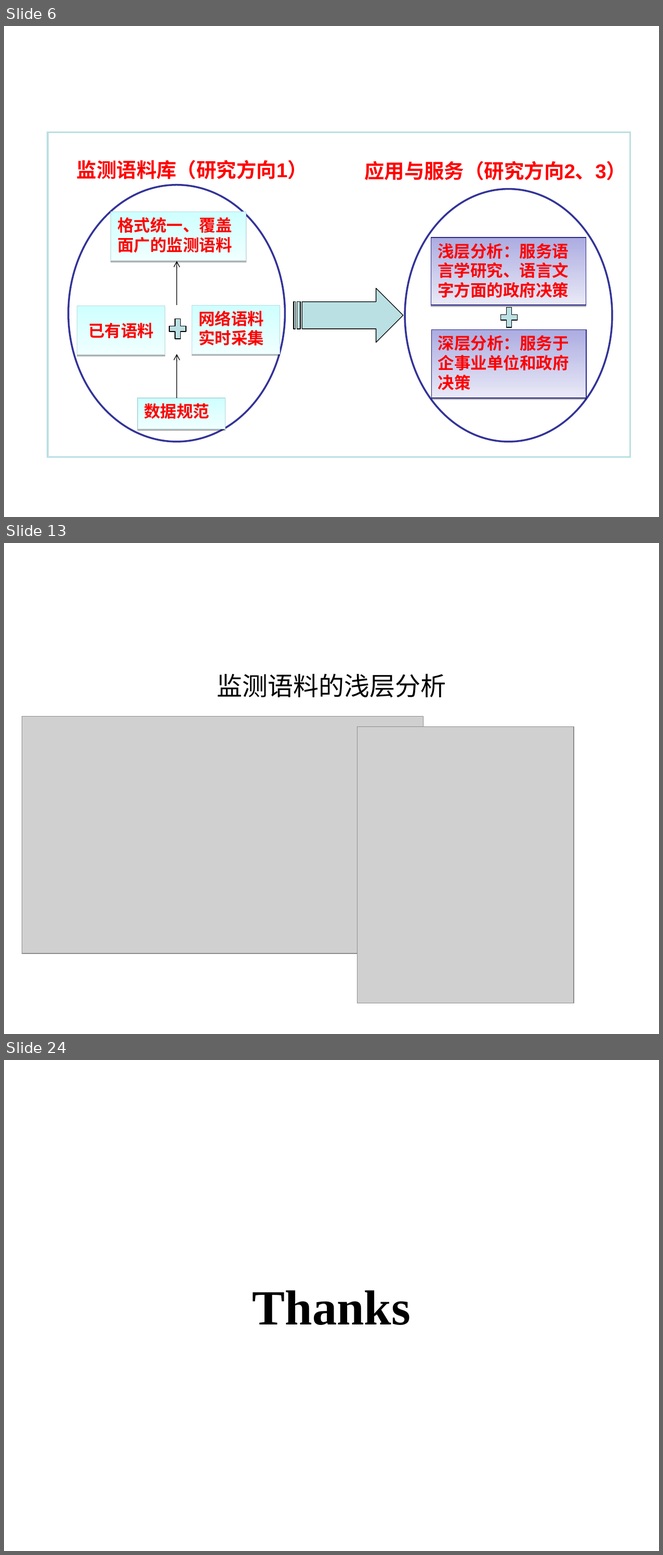
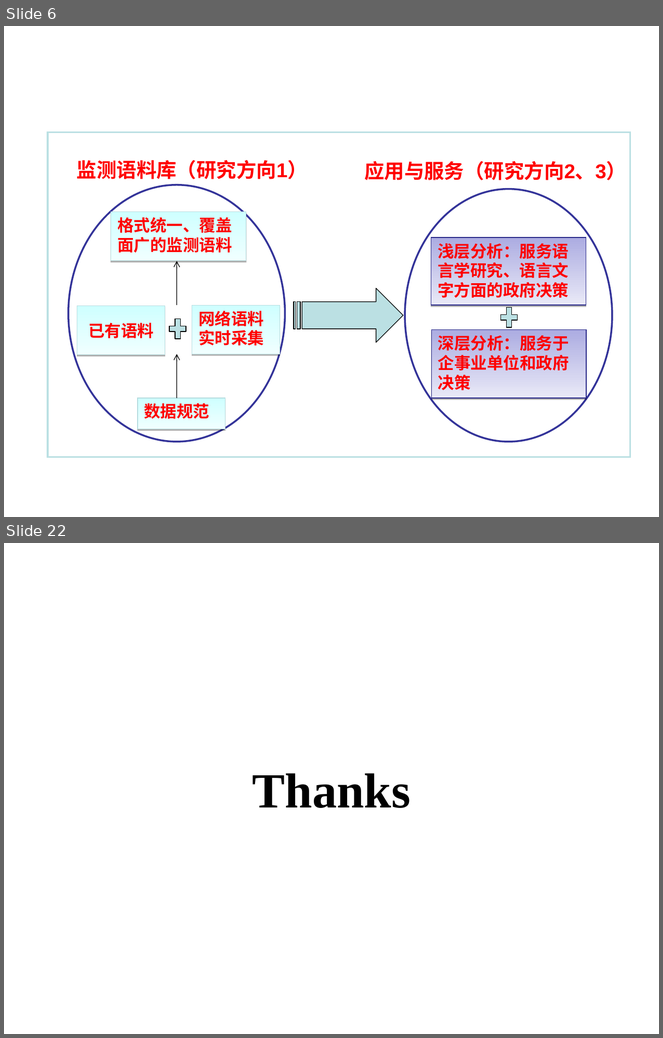
Before and after one commit to shqcandy/Report, a slide deck: 报告_v1.ppt. Shown one above the other, each under a label of ours: slides 6, 13 and 24 before the commit, slides 6 and 22 after it; the slides between them are not shown. The pictures are 663x1555 and 663x1038 pixels, drawn with LibreOffice and Linux fonts; fonts in the diff are those of the drawing; grey boxes stand for pictures; background and template pictures are left out. Boxes give left, top, right and bottom in pixels: in the first picture for what was removed or moved away, otherwise in the second. Text is boxed around its words. In the diff, an @@ line names an element or a change of style, - is before the commit and + after.

```diff
--- a/报告_v1.ppt
+++ b/报告_v1.ppt
@@ slide 13 removed at (x1=4, y1=543, x2=659, y2=1034), background picture (left out) @@
@@ title removed at (x1=217, y1=674, x2=446, y2=698) @@
-监测语料的浅层分析
@@ picture removed at (x1=22, y1=717, x2=423, y2=954) @@
@@ picture removed at (x1=357, y1=727, x2=574, y2=1004) @@
@@ what was slide 24 is now slide 22 @@
```
Also in this commit, not shown: 8 slides changed, 4 slides added, 5 other slides removed.
